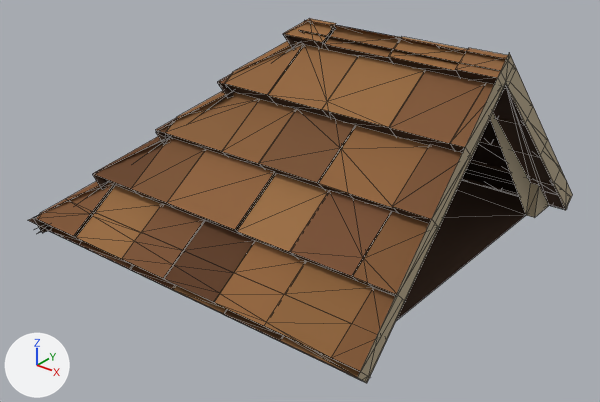
Two versions of the glTF model houses/roof-gable-end-wood.glb, one commit apart.
The view is the same before and after, from a 50 mm camera at (1.288, -1.637, 1.06) aimed at (0.046, -0.085, 0.098). The lights are fixed; the arrows at lower left show +X, +Y and +Z. The picture after the commit comes second. Mesh edges are drawn as thin lines. Vertices at exactly the same position are counted once.

The older version as bpy lines, for what is in view:
```python
me_roof_gable_end_wood = bpy.data.meshes.new('roof-gable-end-wood')
me_roof_gable_end_wood.from_pydata(...)  # 722 vertices, 554 faces; spans x -0.535..0.55, y -0.535..0.535, z 0.0..0.571
me_roof_gable_end_wood.materials.append(mat_roofing)
ob_roof_gable_end_wood = bpy.data.objects.new('roof-gable-end-wood', me_roof_gable_end_wood)
ob_roof_gable_end_wood.location = (0.0, 0.0, 0.0)
```
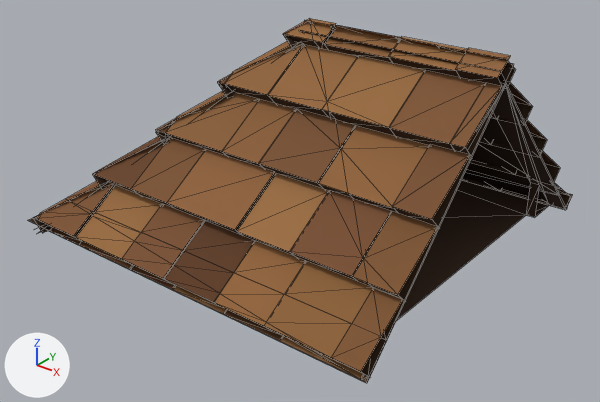
Edits to the bpy script that builds the scene:
```text
Change me_roof_gable_end_wood:
    used by ob_roof_gable_end_wood; location = (0.0, 0.0, 0.0)
    remove me_roof_gable_end_wood.from_pydata(...)  # 722 vertices, 554 faces; spans x -0.535..0.55, y -0.535..0.535, z 0.0..0.571
    add me_roof_gable_end_wood.from_pydata(...)  # 719 vertices, 544 faces; spans x -0.535..0.55, y -0.535..0.535, z 0.0..0.561
    me_roof_gable_end_wood part 1
    3 vertices are removed from x 0.55, y -0.468..0.468, z 0.102..0.571
    10 faces are deleted
    me_roof_gable_end_wood part 2: 4 kept faces spanning x 0.475..0.5, y -0.4..0.4, z 0.0..0.1 get new vertex colours; the middle colour goes from beige #b6a78b to brown #38220d
```

Location of each change, [x1, y1, x2, y2] in pixels of the pictures (600 x 402 px):
part 1 of me_roof_gable_end_wood, deleted
    before: [357, 53, 572, 383]
part 2 of me_roof_gable_end_wood, recoloured
    both: [526, 183, 539, 218]
